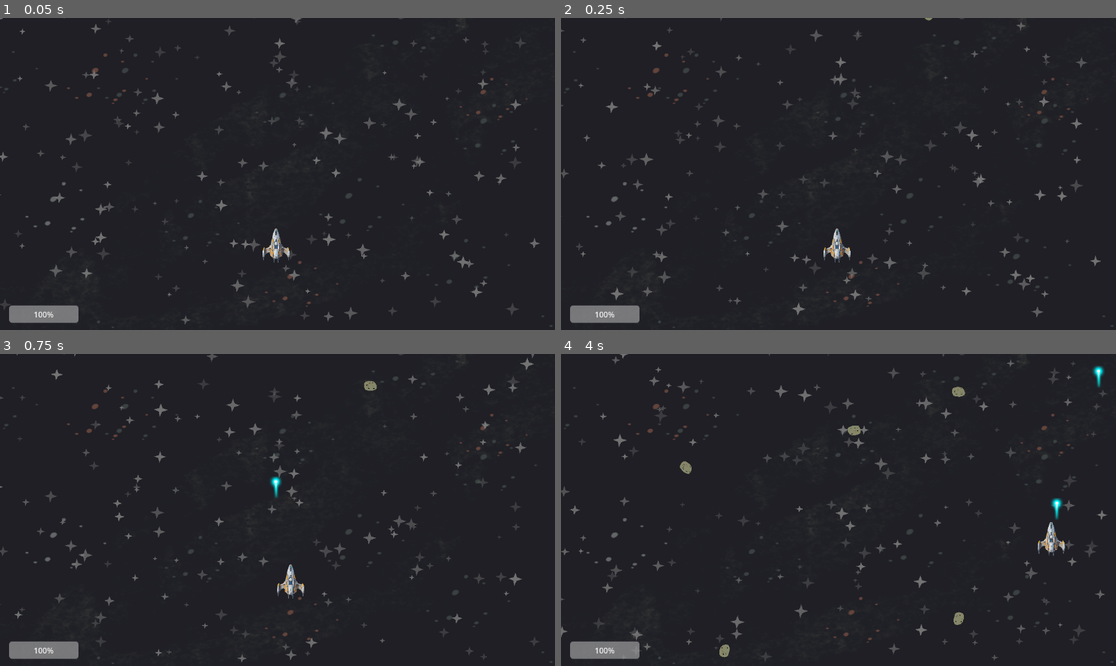
Above: before the commit, frames 1-4 (two rows, left to right).
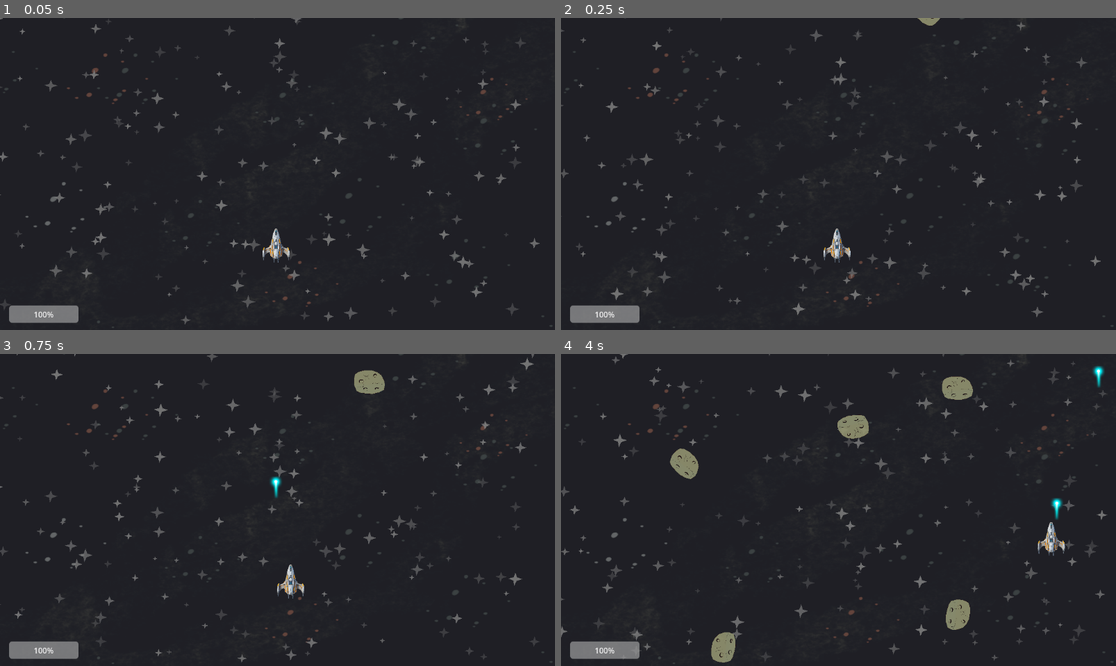
Above: after the commit, the same moments.

Repository: Niarb144/Project-Hermes
Game: Godot game, scene res://Scenes/world.tscn
Two runs of this game, one before a commit and one after it. Both use one fixed random seed, a clock stepped at 60 frames per second and the inputs below.
Inputs:
- Up to frame 1 (0.05 s): no input
- Up to frame 2 (0.25 s): no input
- Up to frame 3 (0.75 s): hold Right (move_right) from 0.53 s (still down); hold Space (shoot) from 0.53 s (still down)
- Up to frame 4 (4 s): release Right (move_right) at 1.28 s; release Space (shoot) at 1.28 s; hold S (move_down) 1.28-2.03 s; tap Space (shoot) at 1.35, 2.85 s; hold Right (move_right) 2.03-2.78 s; hold Space (shoot) 2.03-2.78 s; hold Up (move_up) 2.78-3.53 s; hold Left (move_left) from 3.53 s (still down); hold Space (shoot) from 3.53 s (still down)

Frame 1 is identical in both runs. In frame 2, less than 0.1% of the frame differs, in the area x 64-69%, y 0-3%; in frame 3, 0.3%; in frame 4, 1.5%, in the area x 19-75%, y 7-99%.

Commit message:
Create GameOver UI

Diff:
--- a/Scenes/asteroid.tscn
+++ b/Scenes/asteroid.tscn
@@ -56,7 +56,7 @@
 }]
 
 [sub_resource type="CircleShape2D" id="CircleShape2D_vphgj"]
-radius = 11.0
+radius = 29.0
 
 [node name="asteroid" type="Area2D"]
 position = Vector2(16, 17)
@@ -65,14 +65,14 @@
 max_health = 2
 
 [node name="AnimatedSprite2D" type="AnimatedSprite2D" parent="."]
-scale = Vector2(0.05, 0.05)
+scale = Vector2(0.12, 0.12)
 sprite_frames = SubResource("SpriteFrames_jheou")
 animation = &"spin"
 frame = 6
 frame_progress = 0.572761
 
 [node name="CollisionShape2D" type="CollisionShape2D" parent="."]
-position = Vector2(0, -5)
+position = Vector2(-2, -13)
 shape = SubResource("CircleShape2D_vphgj")
 
 [node name="Explode" type="AudioStreamPlayer2D" parent="."]
--- a/Scenes/enemy_shooter.tscn
+++ b/Scenes/enemy_shooter.tscn
@@ -16,11 +16,11 @@
 }]
 
 [sub_resource type="CapsuleShape2D" id="CapsuleShape2D_57vpb"]
-radius = 19.0
-height = 52.0
+radius = 21.010868
+height = 84.01844
 
 [node name="EnemyShooter" type="Area2D"]
-position = Vector2(0, -1)
+position = Vector2(1, 4)
 script = ExtResource("1_mjlx5")
 bullet_scene = ExtResource("2_57vpb")
 metadata/_edit_group_ = true
@@ -32,8 +32,8 @@
 animation = &"idle"
 
 [node name="CollisionShape2D" type="CollisionShape2D" parent="."]
-position = Vector2(-2.3841858e-07, 11.000002)
-rotation = -0.02561691
+position = Vector2(1, 12.999999)
+rotation = -1.5582857
 shape = SubResource("CapsuleShape2D_57vpb")
 
 [node name="Gun" type="Marker2D" parent="."]
--- /dev/null
+++ b/Scenes/game_over_ui.gd
@@ -0,0 +1,30 @@
+extends CanvasLayer
+
+@onready var progress_bar := $Panel/LevelProgressBar
+@onready var progress_label := $Panel/ProgressText
+@onready var restart_button := $Panel/RestartButton
+@onready var quit_button := $Panel/QuitButton
+
+func _ready():
+	hide()
+
+	restart_button.pressed.connect(_on_restart_pressed)
+	quit_button.pressed.connect(_on_quit_pressed)
+
+func show_game_over(killed: int, total: int):
+	show()
+	get_tree().paused = true
+
+	progress_bar.max_value = total
+	progress_bar.value = killed
+
+	var percent := int((killed / float(total)) * 100)
+	progress_label.text = "Objective: %d%% (%d / %d)" % [percent, killed, total]
+
+func _on_restart_pressed():
+	get_tree().paused = false
+	get_tree().reload_current_scene()
+	print("Restart Game")
+
+func _on_quit_pressed():
+	get_tree().quit()
--- /dev/null
+++ b/Scenes/game_over_ui.tscn
@@ -0,0 +1,69 @@
+[gd_scene load_steps=3 format=3 uid="uid://s5d24gt1pmvx"]
+
+[ext_resource type="Script" uid="uid://6n1hyjebqtmu" path="res://Scenes/game_over_ui.gd" id="1_vvx4t"]
+[ext_resource type="FontFile" uid="uid://75i2xeboijlb" path="res://Assets/Fonts/Audiowide-Regular.ttf" id="2_lth8f"]
+
+[node name="GameOverUI" type="CanvasLayer"]
+process_mode = 2
+script = ExtResource("1_vvx4t")
+
+[node name="Panel" type="Panel" parent="."]
+offset_right = 40.0
+offset_bottom = 40.0
+
+[node name="GameOver" type="Label" parent="Panel"]
+layout_mode = 1
+anchors_preset = 8
+anchor_left = 0.5
+anchor_top = 0.5
+anchor_right = 0.5
+anchor_bottom = 0.5
+offset_left = 334.0
+offset_top = 60.0
+offset_right = 812.0
+offset_bottom = 143.0
+grow_horizontal = 2
+grow_vertical = 2
+theme_override_fonts/font = ExtResource("2_lth8f")
+theme_override_font_sizes/font_size = 64
+text = "GAME OVER !"
+
+[node name="LevelProgressBar" type="ProgressBar" parent="Panel"]
+layout_mode = 0
+offset_left = 619.0
+offset_top = 232.0
+offset_right = 623.0
+offset_bottom = 319.0
+theme_override_colors/font_color = Color(0.4745098, 0.7882353, 0.9490196, 1)
+theme_override_fonts/font = ExtResource("2_lth8f")
+theme_override_font_sizes/font_size = 64
+show_percentage = false
+
+[node name="ProgressText" type="Label" parent="Panel"]
+layout_mode = 0
+offset_left = 213.0
+offset_top = 231.0
+offset_right = 562.0
+offset_bottom = 314.0
+theme_override_fonts/font = ExtResource("2_lth8f")
+theme_override_font_sizes/font_size = 64
+
+[node name="RestartButton" type="Button" parent="Panel"]
+layout_mode = 0
+offset_left = 341.0
+offset_top = 434.0
+offset_right = 628.0
+offset_bottom = 525.0
+theme_override_fonts/font = ExtResource("2_lth8f")
+theme_override_font_sizes/font_size = 64
+text = "Restart"
+
+[node name="QuitButton" type="Button" parent="Panel"]
+layout_mode = 0
+offset_left = 700.0
+offset_top = 442.0
+offset_right = 860.0
+offset_bottom = 533.0
+theme_override_fonts/font = ExtResource("2_lth8f")
+theme_override_font_sizes/font_size = 64
+text = "Quit"
--- a/Scenes/level_manager.gd
+++ b/Scenes/level_manager.gd
@@ -5,6 +5,8 @@
 @export var shooter_enemy: PackedScene
 @export var boss_enemy: PackedScene
 @export var hud: CanvasLayer
+@export var game_over_ui: CanvasLayer
+
 
 
 # Wave definitions
@@ -122,6 +124,10 @@
 func _on_player_died():
 	player_alive = false
 	spawning = false
+
+	if game_over_ui:
+		game_over_ui.show_game_over(enemies_killed, enemies_to_kill)
+
 	print("GAME OVER")
 
 
--- a/Scenes/player.gd
+++ b/Scenes/player.gd
@@ -9,6 +9,7 @@
 @export var fire_rate := 0.4   # seconds between shots
 
 @onready var shoot_sound = $ShootSound
+@onready var engine_sound = $Engine
 
 signal player_died
 signal health_changed(current, max)
@@ -22,6 +23,7 @@
 	health = max_health
 	emit_signal("health_changed", health, max_health)
 	add_to_group("player")
+	engine_sound.play()
 
 func _physics_process(delta):
 	var direction := Vector2(
@@ -71,6 +73,11 @@
 
 func die():
 	emit_signal("player_died")
+
+	for child in get_children():
+		if child is AudioStreamPlayer or child is AudioStreamPlayer2D:
+			child.stop()
+
 	queue_free()
 
 func hit_flash():
--- a/Scenes/player.tscn
+++ b/Scenes/player.tscn
@@ -1,9 +1,10 @@
-[gd_scene load_steps=7 format=3 uid="uid://eomq2mmuv6st"]
+[gd_scene load_steps=8 format=3 uid="uid://eomq2mmuv6st"]
 
 [ext_resource type="Script" uid="uid://dbp6kqhi52pbl" path="res://Scenes/player.gd" id="1_cvnsp"]
 [ext_resource type="Texture2D" uid="uid://o34oglkp2i3c" path="res://Assets/Player/xerxes1.png" id="1_v0iea"]
 [ext_resource type="PackedScene" uid="uid://ca28xpys1ue68" path="res://Scenes/bullet.tscn" id="2_6t5aa"]
 [ext_resource type="AudioStream" uid="uid://vsa7ee2facnp" path="res://Assets/Audio/Player/laser1.wav" id="4_vgqql"]
+[ext_resource type="AudioStream" uid="uid://cu4hsnl60uyf4" path="res://Assets/Audio/Player/spaceengine.wav" id="5_fkybt"]
 
 [sub_resource type="SpriteFrames" id="SpriteFrames_cvnsp"]
 animations = [{
@@ -42,3 +43,6 @@
 stream = ExtResource("4_vgqql")
 volume_db = -36.661
 pitch_scale = 2.03
+
+[node name="Engine" type="AudioStreamPlayer2D" parent="."]
+stream = ExtResource("5_fkybt")
--- a/Scenes/world.tscn
+++ b/Scenes/world.tscn
@@ -6,6 +6,7 @@
 [ext_resource type="PackedScene" uid="uid://bj155npdqbgjm" path="res://Scenes/enemy_spawner.tscn" id="5_fo5ed"]
 [ext_resource type="PackedScene" uid="uid://bwadn886h2j3n" path="res://Scenes/level_manager.tscn" id="6_5ukr8"]
 [ext_resource type="PackedScene" uid="uid://ba2ibyjwtghn3" path="res://Scenes/hud.tscn" id="6_o06y3"]
+[ext_resource type="PackedScene" uid="uid://s5d24gt1pmvx" path="res://Scenes/game_over_ui.tscn" id="7_o06y3"]
 
 [node name="World" type="Node2D"]
 
@@ -22,8 +23,11 @@
 max_speed = 220.0
 horizontal_margin = 40
 
-[node name="LevelManager" parent="." node_paths=PackedStringArray("enemy_spawner", "hud") instance=ExtResource("6_5ukr8")]
+[node name="LevelManager" parent="." node_paths=PackedStringArray("enemy_spawner", "hud", "game_over_ui") instance=ExtResource("6_5ukr8")]
 enemy_spawner = NodePath("../EnemySpawner")
 hud = NodePath("../HUD")
+game_over_ui = NodePath("../GameOverUI")
 
 [node name="HUD" parent="." instance=ExtResource("6_o06y3")]
+
+[node name="GameOverUI" parent="." instance=ExtResource("7_o06y3")]
--- a/asteroid.gd
+++ b/asteroid.gd
@@ -1,8 +1,8 @@
 extends Area2D
 
 @export var speed := 80.0
-@export var max_health := 1
-@export var contact_damage := 1
+@export var max_health := 0.5
+@export var contact_damage := 0.5
 @export var direction := Vector2.DOWN
 
 
Not shown, added: Assets/Audio/Player/spaceengine.wav.import
Binary file added: Assets/Fonts/Audiowide-Regular.ttf
Not shown, added: Assets/Fonts/Audiowide-Regular.ttf.import
Not shown, added: Assets/Fonts/OFL.txt
Not shown, added: Scenes/game_over_ui.gd.uid
Not shown: 1 places in Scenes/world.tscn that only renumber resources
Not shown, added: Assets/Audio/Player/spaceengine.wav
